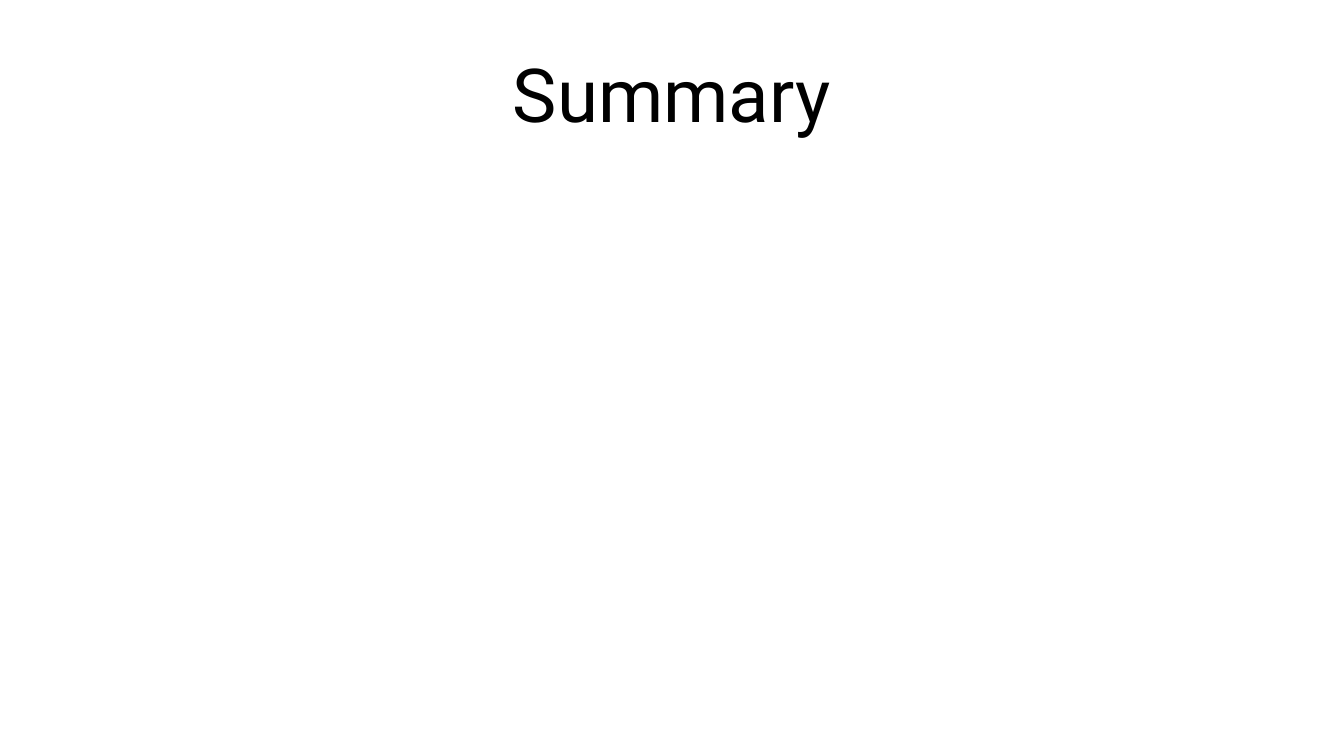
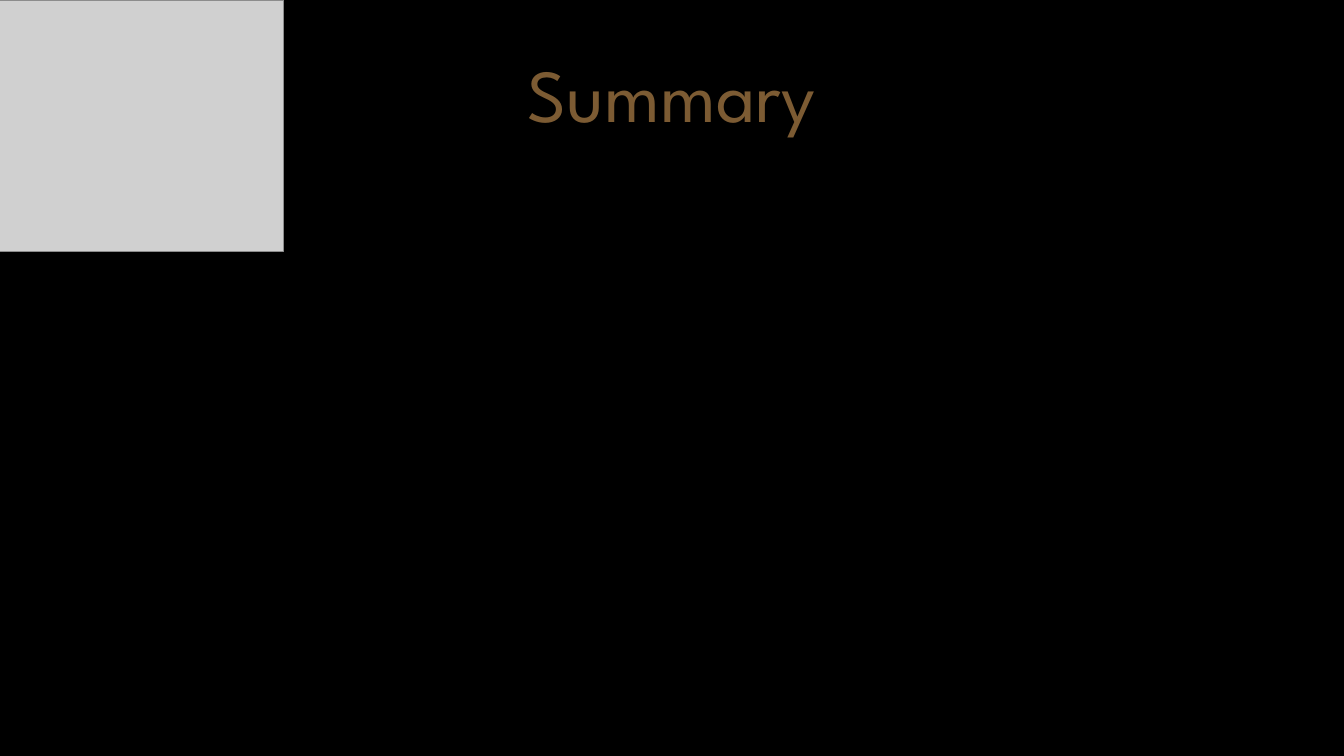
Before and after one commit to ZeusOfTheCrows/comp150-game, a slide deck: slide 21 of Investment Pitch Resources/Slide Deck.pptx. Drawn at 1344x756 pixels with LibreOffice and Linux fonts; fonts in the diff are those of the drawing; grey boxes stand for pictures. Boxes give left, top, right and bottom in pixels: in the first picture for what was removed or moved away, otherwise in the second. Text is boxed around its words. In the diff, an @@ line names an element or a change of style, - is before the commit and + after.

Commit message:
Updated powerpoint with visual styles, added Samurai.png

```diff
--- a/Investment Pitch Resources/Slide Deck.pptx
+++ b/Investment Pitch Resources/Slide Deck.pptx
@@ background #FFFFFF to #000000 @@
@@ picture added at (x1=0, y1=0, x2=284, y2=251) @@
@@ text "Summary" at (x1=528, y1=72, x2=815, y2=138): font Roboto to League Spartan, text colour #000000 to #7C5B33 @@
```
Also in this commit, not shown: 14 other slides changed, 6 slides added, 6 slides removed, 1 other file.
